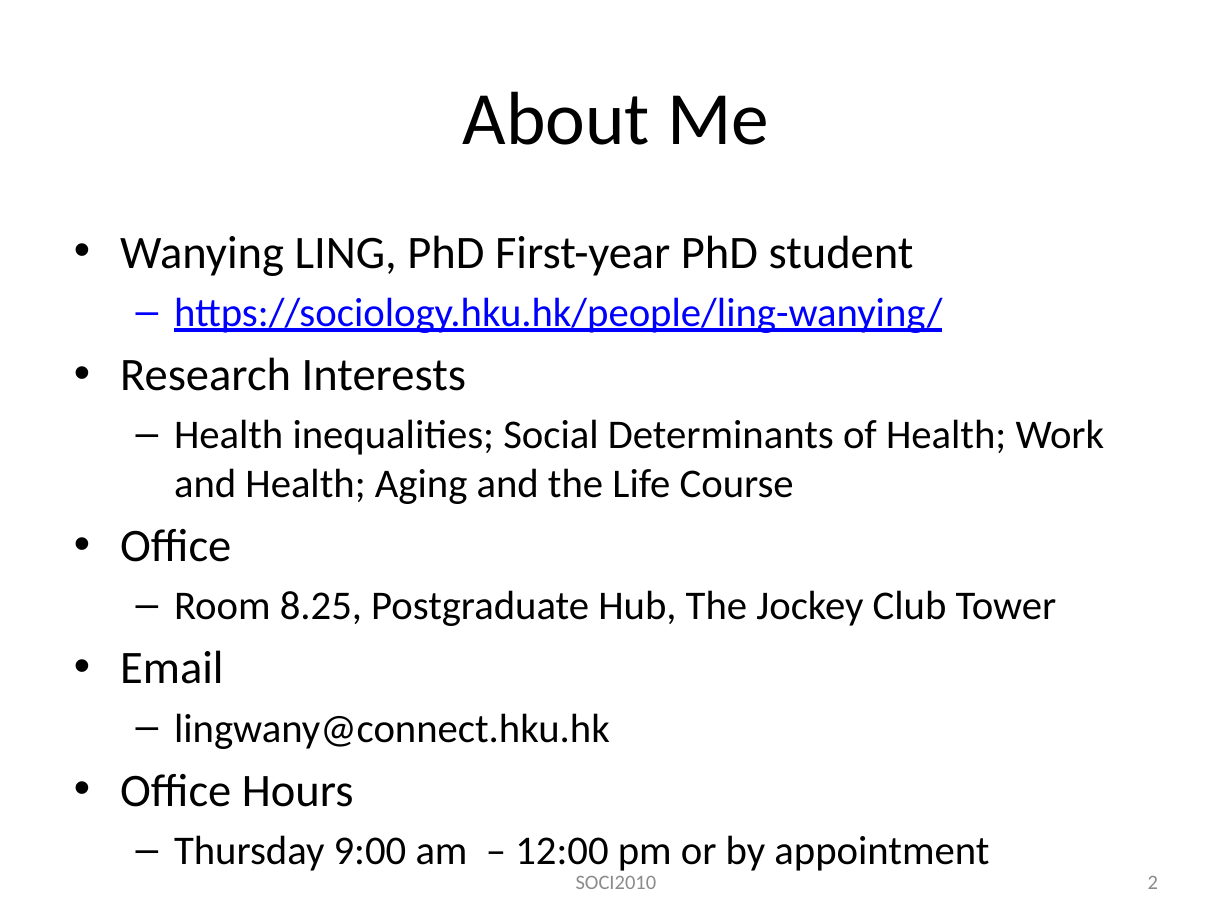
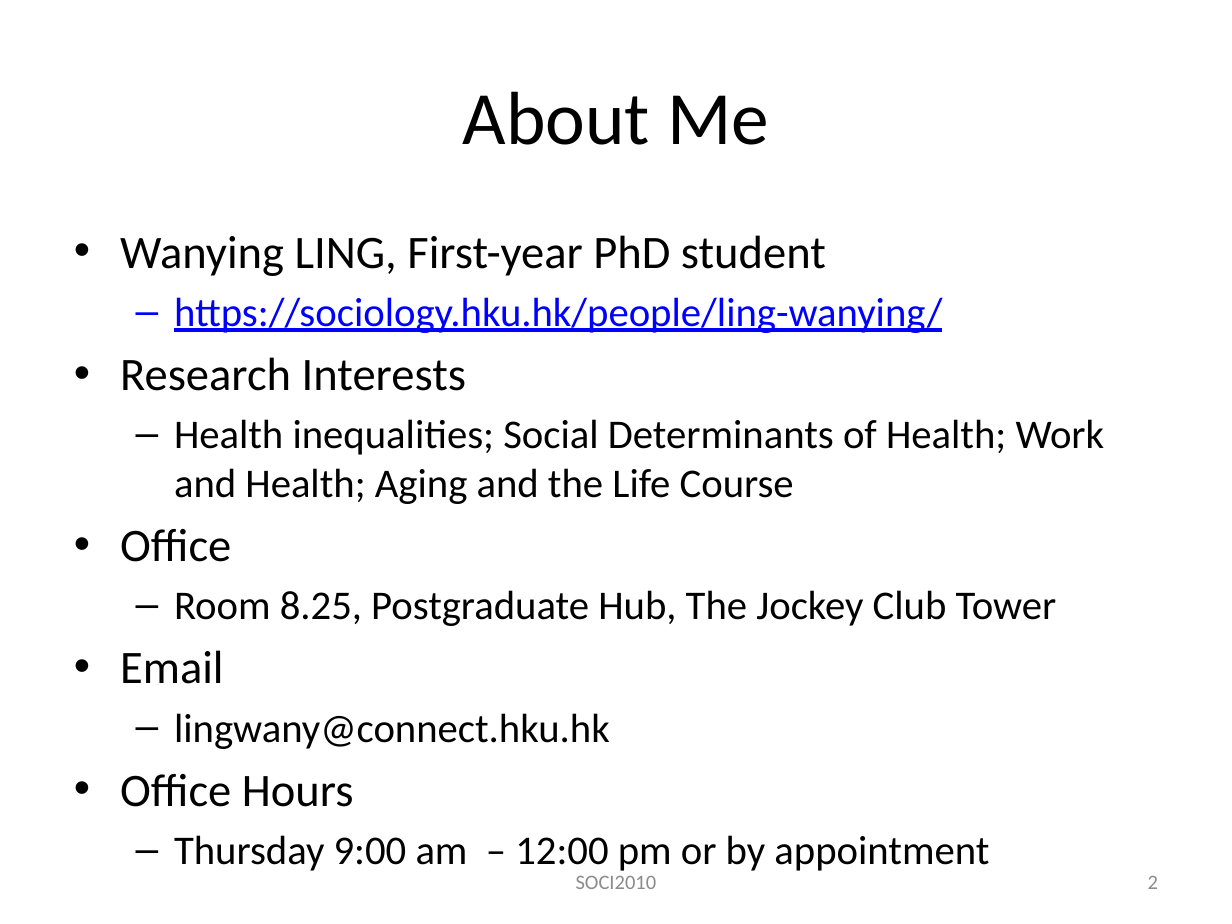
Before and after one commit to wanyingling/SOCI2010-Education-and-Society, a slide deck: slide 2 of SOCI2010 Tutorial 1.pptx. Drawn at 1232x924 pixels with LibreOffice and Linux fonts; fonts in the diff are those of the drawing. Boxes give left, top, right and bottom in pixels: in the first picture for what was removed or moved away, otherwise in the second. Text is boxed around its words. In the diff, an @@ line names an element or a change of style, - is before the commit and + after.

```diff
--- a/SOCI2010 Tutorial 1.pptx
+++ b/SOCI2010 Tutorial 1.pptx
@@ text at (x1=120, y1=235, x2=826, y2=276): text changed @@
-• Wanying LING, PhD First-year PhD student
+• Wanying LING, First-year PhD student
```
Also in this commit, not shown: 4 other slides changed.
